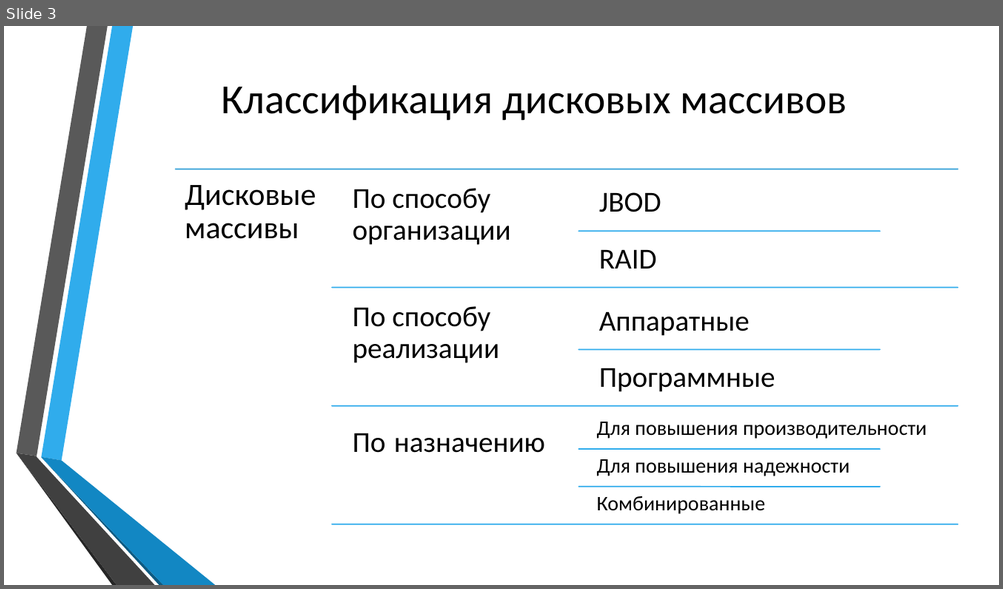
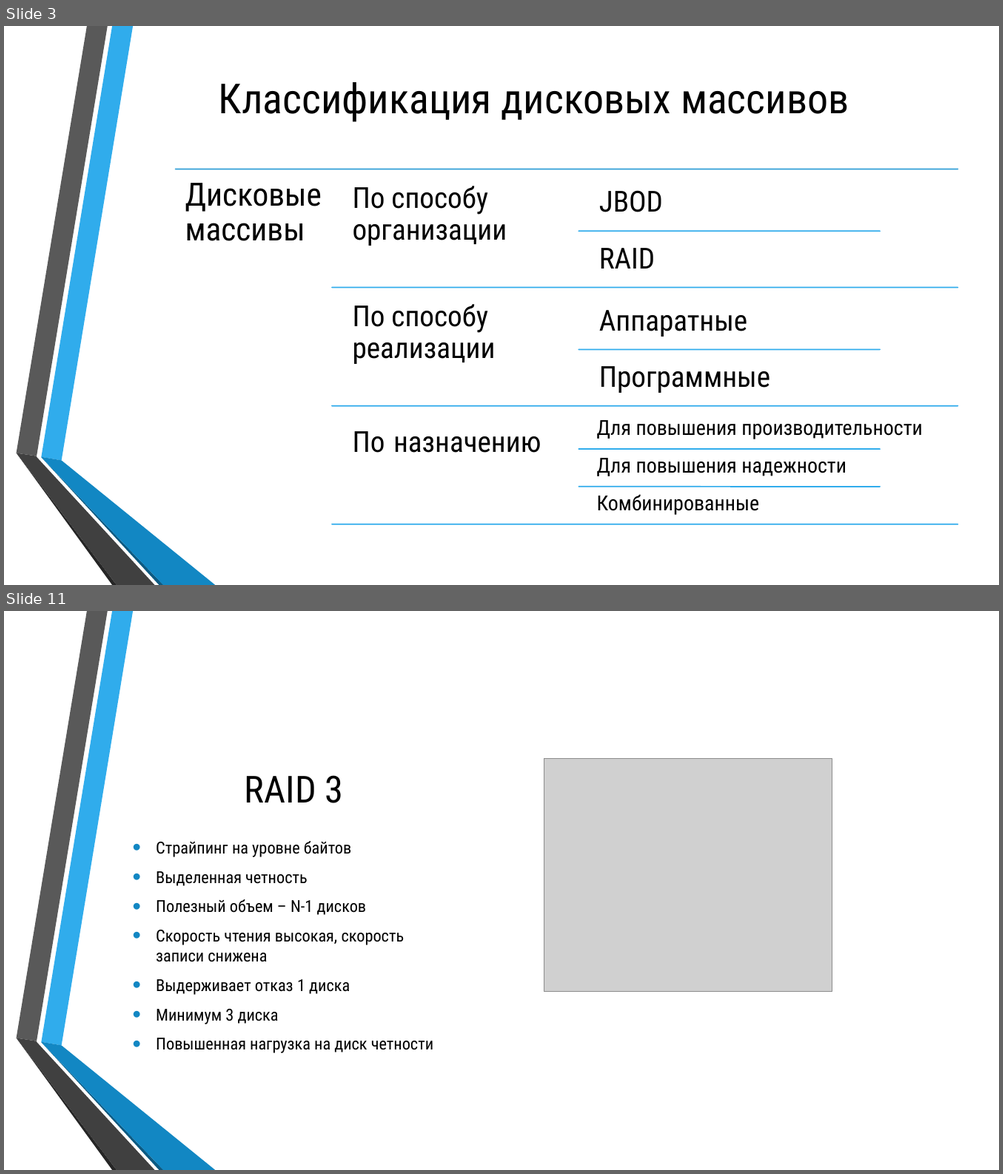
Before and after one commit to Silvarious9862/iiuvm, a slide deck: kr/250541_Бобрик_ВЮ_КР_ИиУВМ.pptx. Shown one above the other, each under a label of ours: slide 3 before the commit, slides 3 and 11 after it; the slides between them are not shown. The pictures are 1003x589 and 1003x1174 pixels, drawn with LibreOffice and Linux fonts; fonts in the diff are those of the drawing; grey boxes stand for pictures; background and template pictures are left out. Boxes give left, top, right and bottom in pixels: in the first picture for what was removed or moved away, otherwise in the second. Text is boxed around its words. In the diff, an @@ line names an element or a change of style, - is before the commit and + after.

```diff
--- a/kr/250541_Бобрик_ВЮ_КР_ИиУВМ.pptx
+++ b/kr/250541_Бобрик_ВЮ_КР_ИиУВМ.pptx
@@ slide 11 added at (4, 611, 999, 1170), background picture (left out); not listed: 6 template elements that a slide beside it also shows @@
@@ picture added at (544, 759, 831, 991) @@
@@ title added at (244, 775, 344, 803), 36 pt, text #000000 @@
+RAID 3
@@ text added at (156, 841, 433, 1054), 16 pt, text #000000 @@
+• Страйпинг на уровне байтов
+• Выделенная четность
+• Полезный объем – N-1 дисков
+• Скорость чтения высокая, скорость записи снижена
+• Выдерживает отказ 1 диска
+• Минимум 3 диска
+• Повышенная нагрузка на диск четности
@@ slide 3 changed as well @@
@@ text "Дисковые массивы" at (185, 183, 321, 241): size 30 to 31 pt, font Calibri to Roboto Condensed @@
@@ font Calibri to Roboto Condensed in 11 elements at (219, 82, 848, 122), (353, 186, 507, 246), (599, 190, 663, 212), (599, 248, 654, 269), (353, 304, 495, 364), (599, 310, 747, 337), (599, 366, 770, 393), (353, 432, 540, 453), (597, 420, 922, 440), (597, 458, 846, 477), (597, 494, 760, 515) @@
```
Also in this commit, not shown: 2 other slides changed, 20 other slides added, 1 slide removed, 17 other files.
